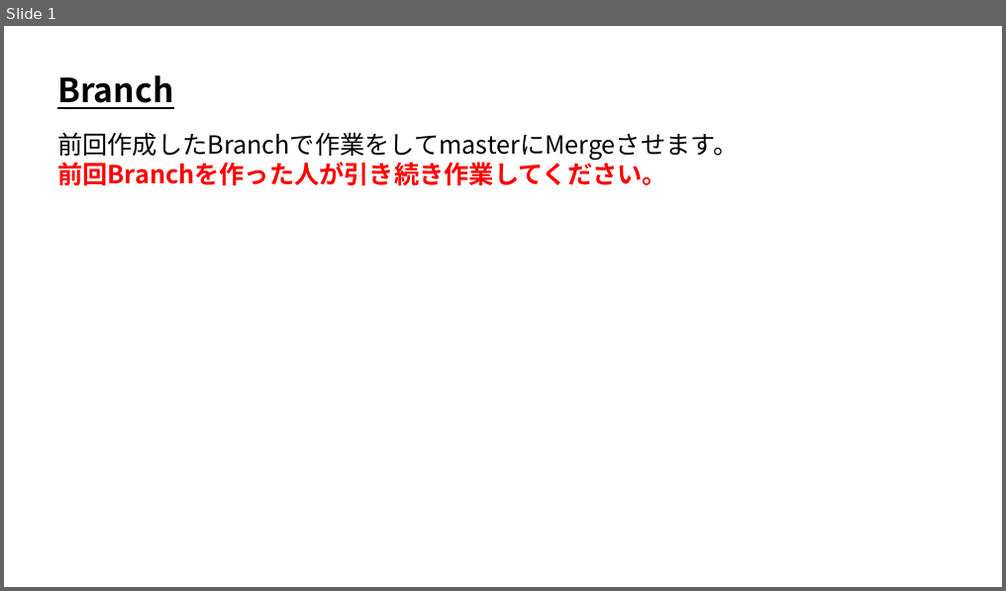
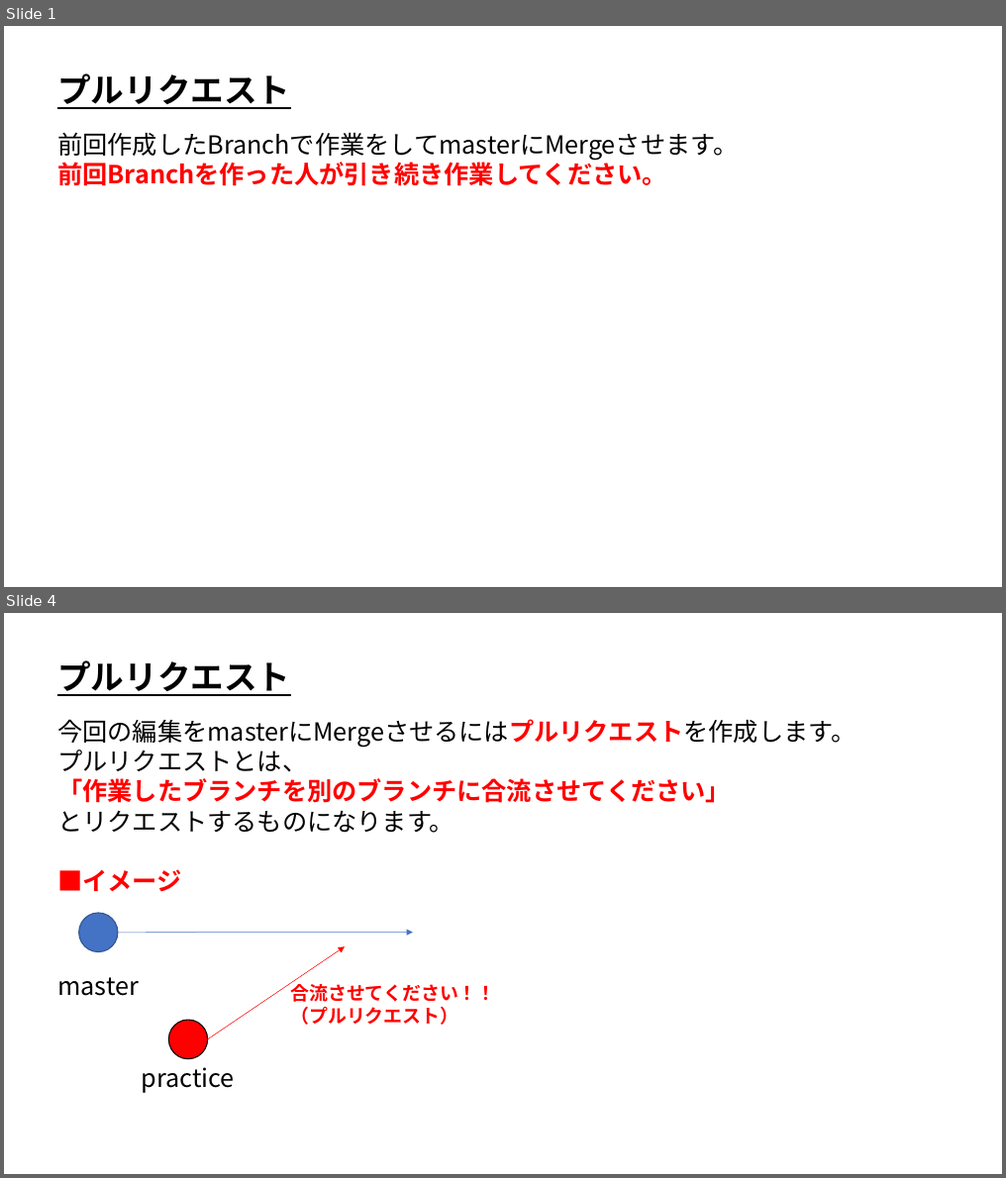
Before and after one commit to ArakiYusuke-Ohara/Textbook, a slide deck: ゲーム科2年/00_前期/ゲームエンジンⅢ/バージョン管理/11_プルリクエストとMerge.pptx. Shown one above the other, each under a label of ours: slide 1 before the commit, slides 1 and 4 after it; the slides between them are not shown. The pictures are 1006x591 and 1006x1178 pixels, drawn with LibreOffice and Linux fonts; fonts in the diff are those of the drawing. Boxes give left, top, right and bottom in pixels: in the first picture for what was removed or moved away, otherwise in the second. Text is boxed around its words. In the diff, an @@ line names an element or a change of style, - is before the commit and + after.

Commit message:
バージョン管理のスライドを最新に更新

```diff
--- a/ゲーム科2年/00_前期/ゲームエンジンⅢ/バージョン管理/11_プルリクエストとMerge.pptx
+++ b/ゲーム科2年/00_前期/ゲームエンジンⅢ/バージョン管理/11_プルリクエストとMerge.pptx
@@ slide 4 added at bbox=[4, 613, 1002, 1174], background #FFFFFF @@
@@ text added at bbox=[57, 661, 290, 696], 32 pt, text #000000, bold, underline @@
+プルリクエスト
@@ text added at bbox=[57, 719, 855, 892], 24 pt, text #000000 @@
+今回の編集をmasterにMergeさせるにはプルリクエストを作成します。
+プルリクエストとは、
+「作業したブランチを別のブランチに合流させてください」
+とリクエストするものになります。
+■イメージ
@@ ellipse added at bbox=[79, 913, 118, 953], fill #4472C4, outline #325491 1 pt @@
@@ arrow added from (118, 933) to (413, 933), #4472C4 0.5 pt @@
@@ arrow added from (208, 1040) to (345, 947), #FF0000 0.5 pt @@
@@ text added at bbox=[57, 977, 139, 996], 24 pt, text #000000 @@
+master
@@ text added at bbox=[290, 981, 495, 1025], 18 pt, text #FF0000, bold @@
+合流させてください！！
+（プルリクエスト）
@@ ellipse added at bbox=[168, 1020, 208, 1059], fill #FF0000, outline #000000 1 pt @@
@@ text added at bbox=[142, 1067, 235, 1093], 24 pt, text #000000 @@
+practice
@@ slide 1 changed as well @@
@@ text at bbox=[57, 74, 290, 109]: text changed @@
-Branch
+プルリクエスト
```
Also in this commit, not shown: 14 other slides added, 9 other files.
